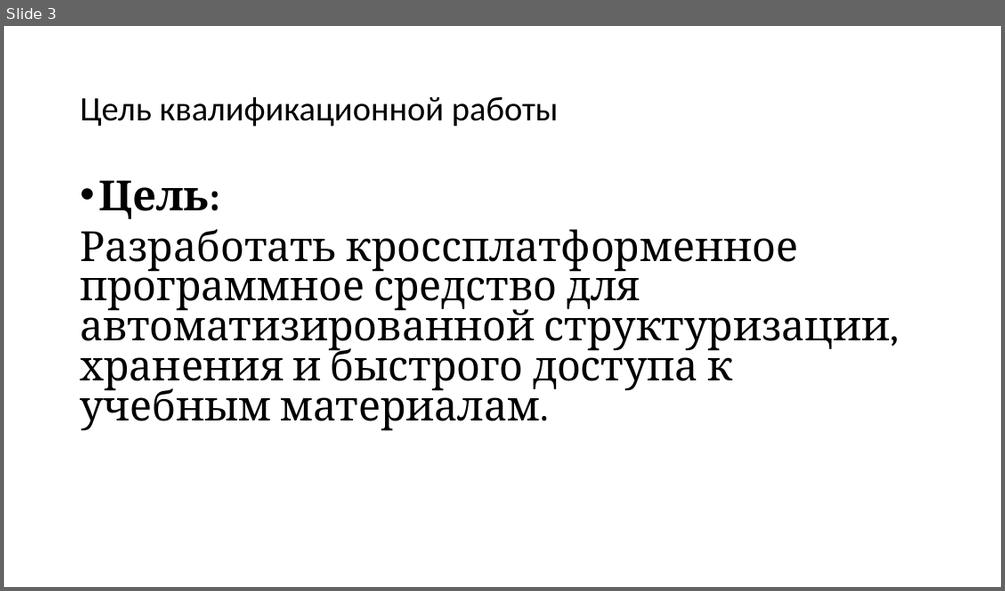
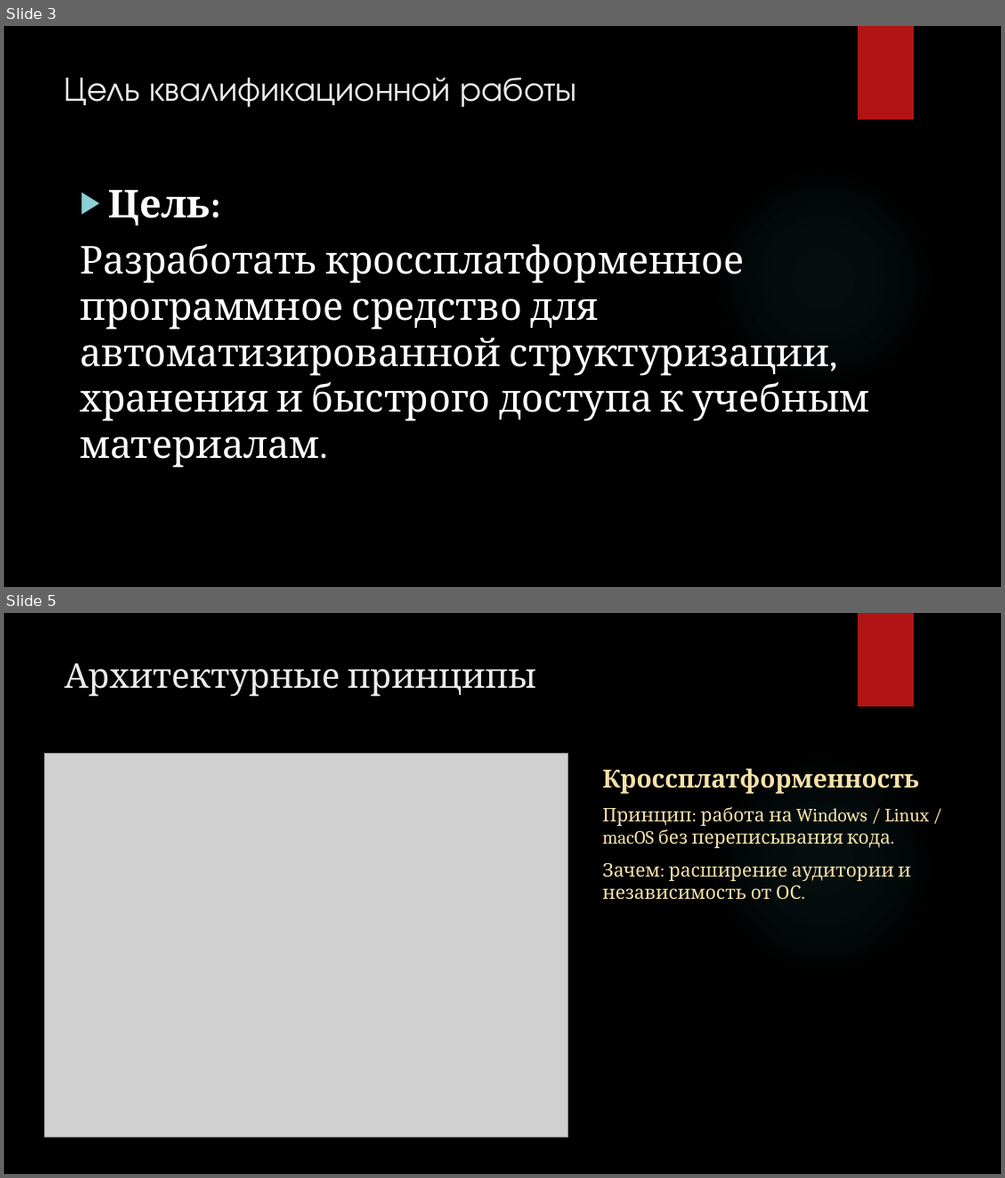
Before and after one commit to Ratilife/cheat_sheet5, a slide deck: docs/Диплом/Оригинал/Презинтация диплома.pptx. Shown one above the other, each under a label of ours: slide 3 before the commit, slides 3 and 5 after it; the slides between them are not shown. The pictures are 1005x591 and 1005x1178 pixels, drawn with LibreOffice and Linux fonts; fonts in the diff are those of the drawing; grey boxes stand for pictures; background and template pictures are left out. Boxes give left, top, right and bottom in pixels: in the first picture for what was removed or moved away, otherwise in the second. Text is boxed around its words. In the diff, an @@ line names an element or a change of style, - is before the commit and + after.

Commit message:
Подготовка дипломной работы

```diff
--- a/docs/Диплом/Оригинал/Презинтация диплома.pptx
+++ b/docs/Диплом/Оригинал/Презинтация диплома.pptx
@@ slide 5 added at (4, 613, 1001, 1174), background picture (left out); not listed: 2 template elements that a slide beside it also shows @@
@@ title added at (65, 663, 536, 697), 33 pt, text #EBEBEB @@
+Архитектурные принципы
@@ picture added at (44, 754, 568, 1136) @@
@@ text added at (602, 768, 929, 900), 18 pt, text #F5E2A9 @@
+Кроссплатформенность
+Принцип: работа на Windows / Linux / macOS без переписывания кода.
+Зачем: расширение аудитории и независимость от ОС.
@@ slide 3 changed as well @@
@@ background #FFFFFF to picture (left out) @@
@@ rectangle added at (858, 26, 914, 119), fill #B01513 @@
@@ title "Цель квалификационной работы": place and size @@
-title "Цель квалификационной работы" at (80, 97, 558, 127)
+title "Цель квалификационной работы" at (65, 78, 577, 107)
@@ title "Цель квалификационной работы" at (65, 78, 577, 107): font Calibri to TeX Gyre Adventor, text colour #000000 to #EBEBEB; line spacing 0.9 to 1; vertical alignment middle to top @@
@@ text "Цель:" at (80, 190, 870, 467): size 40 to 37 pt, text colour #000000 to #FFFFFF; bullet • to ▶; line spacing 0.8 to 1 @@
@@ ellipse added at (708, 163, 938, 394), fill gradient #50B9C1 @@
```
Also in this commit, not shown: 11 other slides changed, 5 other slides added, 1 slide removed, 2 other files.
